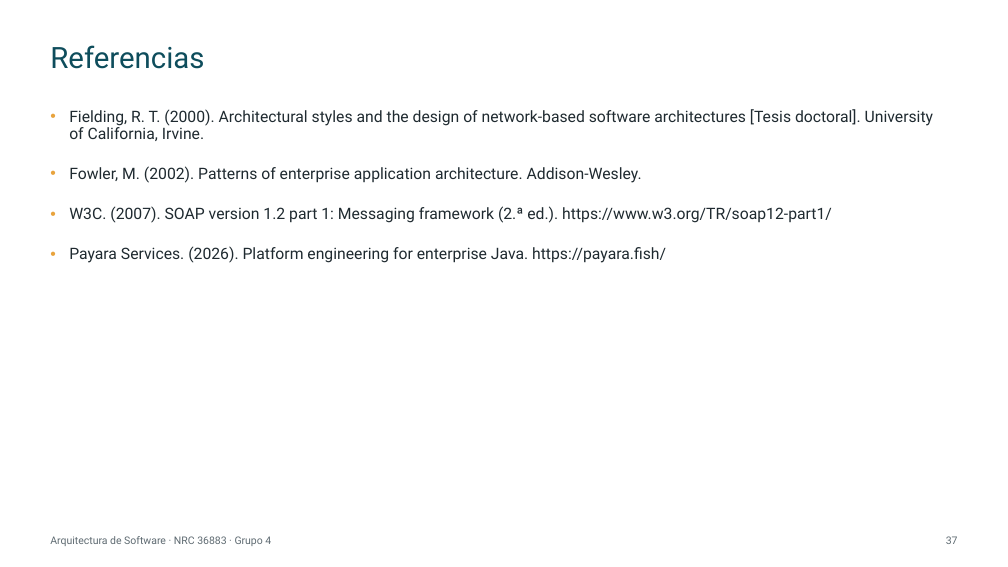
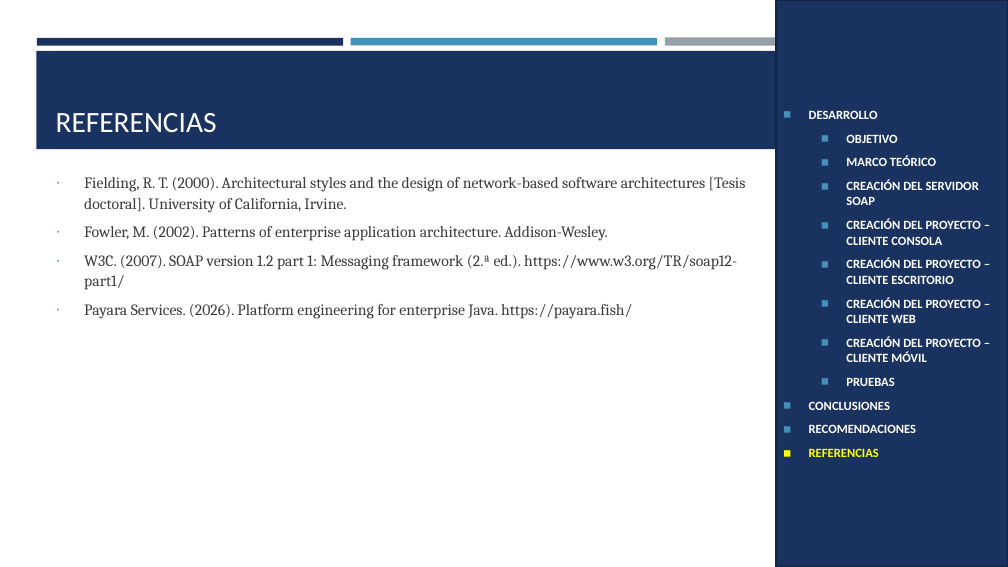
Before and after one commit to IMarcusDev/TI.1.1.-PAO202651_SOAP_JAVA_SINBDD_NRC_36883_GR04, a slide deck: slide 30 of 05. DOCUMENTACION/PRESENTACION TI.1.1. SOAP sin BDD en JAVA GR4.pptx (slide 37 before the commit). Drawn at 1008x567 pixels with LibreOffice and Linux fonts; fonts in the diff are those of the drawing. Boxes give left, top, right and bottom in pixels: in the first picture for what was removed or moved away, otherwise in the second. Text is boxed around its words. In the diff, an @@ line names an element or a change of style, - is before the commit and + after.

```diff
--- a/05. DOCUMENTACION/PRESENTACION TI.1.1. SOAP sin BDD en JAVA GR4.pptx
+++ b/05. DOCUMENTACION/PRESENTACION TI.1.1. SOAP sin BDD en JAVA GR4.pptx
@@ rectangle added at (776,0,1008,567), fill #1A3260, outline #122446 1.75 pt, 12 pt, text #FFFFFF, bold @@
+◼ DESARROLLO
+  ◼ OBJETIVO
+  ◼ MARCO TEÓRICO
+  ◼ CREACIÓN DEL SERVIDOR SOAP
+  ◼ CREACIÓN DEL PROYECTO – CLIENTE CONSOLA
+  ◼ CREACIÓN DEL PROYECTO – CLIENTE ESCRITORIO
+  ◼ CREACIÓN DEL PROYECTO – CLIENTE WEB
+  ◼ CREACIÓN DEL PROYECTO – CLIENTE MÓVIL
+  ◼ PRUEBAS
+◼ CONCLUSIONES
+◼ RECOMENDACIONES
+◼ REFERENCIAS
@@ rectangle added at (36,51,972,149), fill #1A3260 @@
@@ rectangle added at (37,38,343,45), fill #1A3260 @@
@@ title "REFERENCIAS" at (56,113,217,133): vertical alignment middle to bottom @@
@@ rectangle added at (351,38,657,45), fill #4590B8 @@
@@ rectangle added at (665,38,971,46), fill #969FA7 @@
@@ title at (56,113,217,133): text changed; font Roboto to Calibri; text colour #0E4D5C to #FFFFFF @@
-Referencias
+REFERENCIAS
@@ text "Fielding, R. T. (2000). Architectural ...": place and size @@
-text "Fielding, R. T. (2000). Architectural ..." at (69,109,933,263)
+text "Fielding, R. T. (2000). Architectural ..." at (84,177,746,319)
@@ text "Fielding, R. T. (2000). Architectural ..." at (84,177,746,319): font Roboto to Cambria, text colour #1F2A30 to #3D3D3D; bullet • to ∙; line spacing 0.9 to 1.07; less space between paragraphs; bullet colour #E8A33D to #4590B8 @@
@@ text removed at (50,536,271,546) @@
-Arquitectura de Software · NRC 36883 · Grupo 4
@@ page number removed at (946,536,958,544) @@
-37
```
Also in this commit, not shown: 23 other slides changed, 6 slides added, 14 slides removed, 1 other file.
